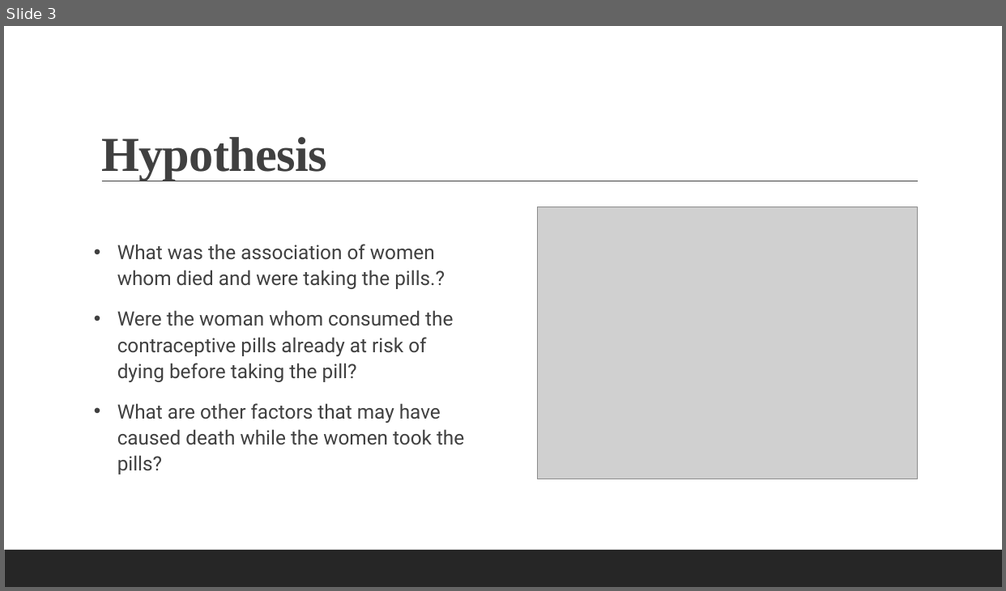
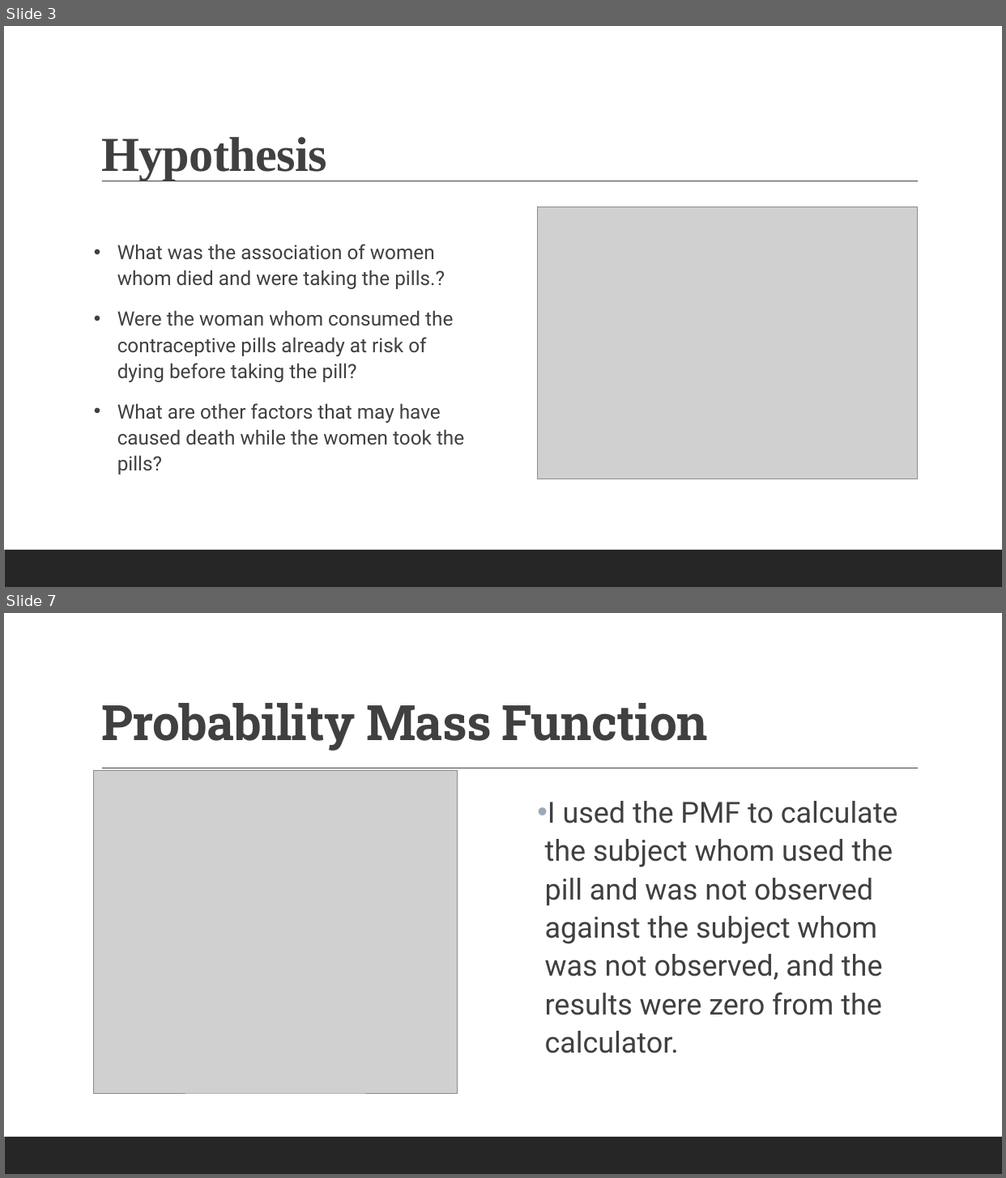
Before and after one commit to Ambitious12019/L.-Ash-Data-Scientist-Portfolio, a slide deck: Ash. LaChandra_DSC530_Final Project.pptx. Shown one above the other, each under a label of ours: slide 3 before the commit, slides 3 and 7 after it; the slides between them are not shown. The pictures are 1006x591 and 1006x1178 pixels, drawn with LibreOffice and Linux fonts; fonts in the diff are those of the drawing; grey boxes stand for pictures. Boxes give left, top, right and bottom in pixels: in the first picture for what was removed or moved away, otherwise in the second. Text is boxed around its words. In the diff, an @@ line names an element or a change of style, - is before the commit and + after.

```diff
--- a/Ash. LaChandra_DSC530_Final Project.pptx
+++ b/Ash. LaChandra_DSC530_Final Project.pptx
@@ slide 7 added at [4,613,1002,1174], background #FFFFFF; not listed: 2 template elements that a slide beside it also shows @@
@@ title added at [101,703,708,751], 47 pt, text #404040, bold @@
+Probability Mass Function
@@ picture added at [94,771,457,1093] @@
@@ text added at [545,801,898,1054], 28 pt, text #404040 @@
+• I used the PMF to calculate the subject whom used the pill and was not observed against the subject whom was not observed, and the results were zero from the calculator.
```
Also in this commit, not shown: 6 slides changed, 3 other slides added, 1 other file.
